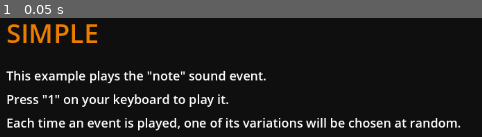
Above: before the commit, frame 1.
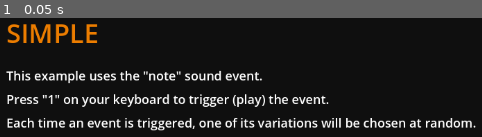
Above: after the commit, the same moment.

Repository: hugemenace/resonate
Game: Godot game, scene res://examples/simple/simple.tscn
Same seed, same stepped clock (60 frames per second), same inputs: the game is played once before the commit and once after it. The project has no main scene, so this scene is started directly.
Inputs:
- Up to frame 1 (0.05 s): no input

The runs differ from the first frame. In frame 1, 6.6% of the frame differs, in the area x 18-99%, y 43-95%.

Commit message:
chore: update the copy on the simple example scene

Diff:
--- a/examples/simple/simple.tscn
+++ b/examples/simple/simple.tscn
@@ -37,7 +37,7 @@
 offset_top = 125.0
 offset_right = 824.0
 offset_bottom = 185.0
-text = "This example plays the \"note\" sound event.
-Press \"1\" on your keyboard to play it.
-Each time an event is played, one of its variations will be chosen at random."
+text = "This example uses the \"note\" sound event.
+Press \"1\" on your keyboard to trigger (play) the event.
+Each time an event is triggered, one of its variations will be chosen at random."
 label_settings = ExtResource("3_ljjap")
